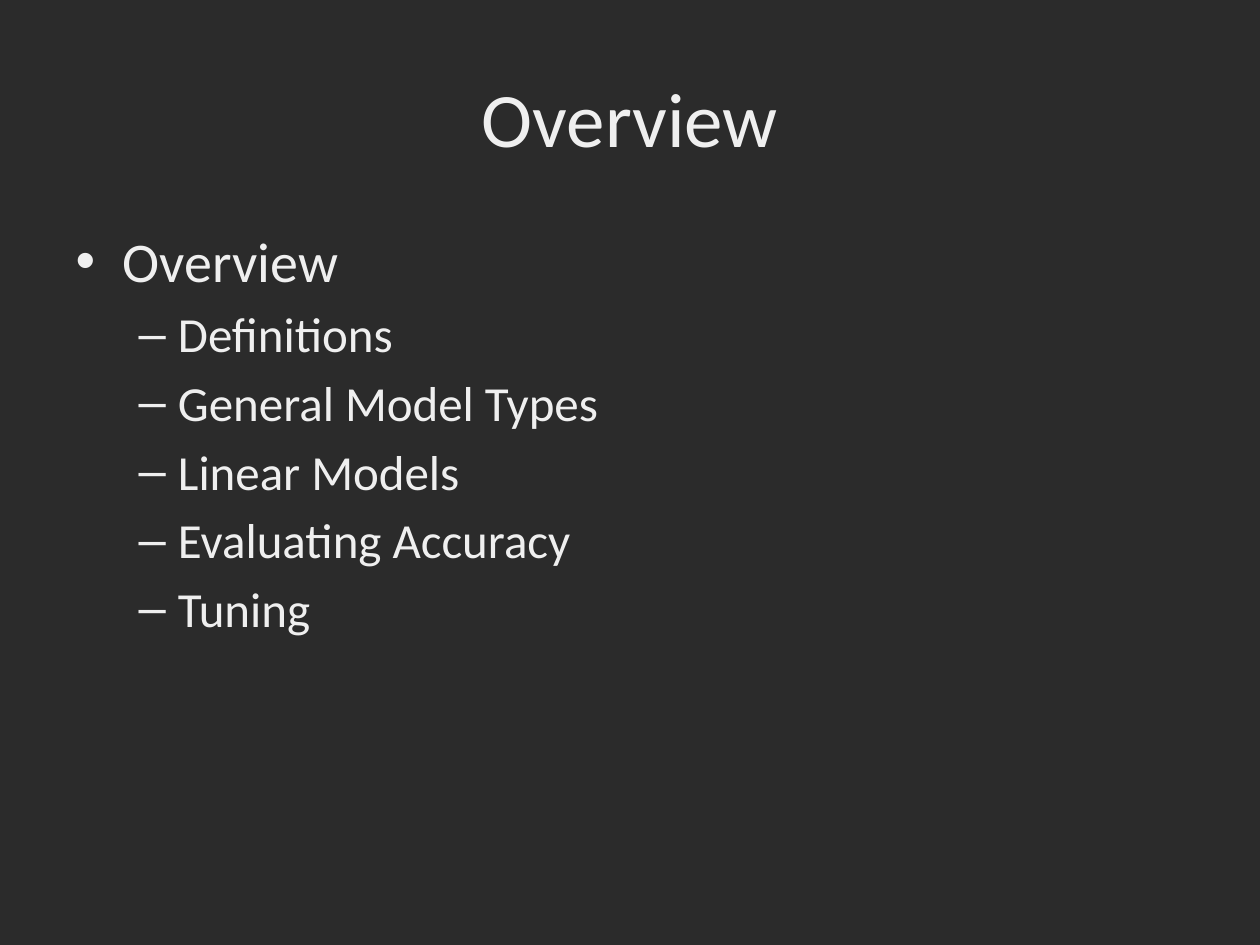
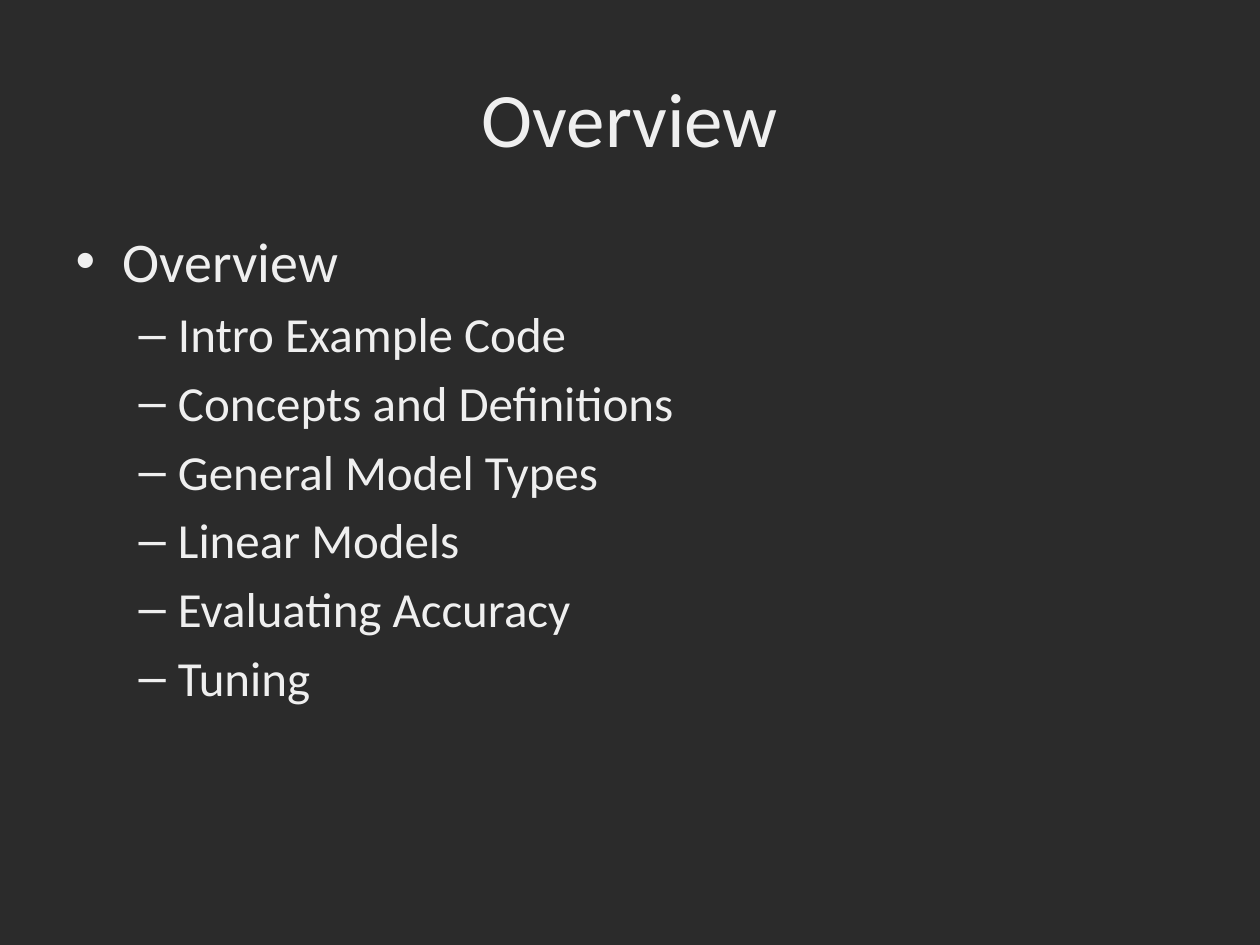
Before and after one commit to dbowmans46/PracticalProgramming, a slide deck: slide 2 of Session 7 - Python/Instructional Material/Session 7 - Python Brief Intro to Machine Learning with Scikit Learn.pptx. Drawn at 1260x945 pixels with LibreOffice and Linux fonts; fonts in the diff are those of the drawing; background and template pictures are left out; a plain dark background stands for a picture behind light text. Boxes give left, top, right and bottom in pixels: in the first picture for what was removed or moved away, otherwise in the second. Text is boxed around its words. In the diff, an @@ line names an element or a change of style, - is before the commit and + after.

Commit message:
Fixed typos, updated style, added underfitting and overfitting concepts.

```diff
--- a/Session 7 - Python/Instructional Material/Session 7 - Python Brief Intro to Machine Learning with Scikit Learn.pptx
+++ b/Session 7 - Python/Instructional Material/Session 7 - Python Brief Intro to Machine Learning with Scikit Learn.pptx
@@ text at [178, 318, 674, 429]: text changed @@
-  – Definitions
+  – Intro Example Code
+  – Concepts and Definitions
```
Also in this commit, not shown: 16 other slides changed, 6 slides added.
